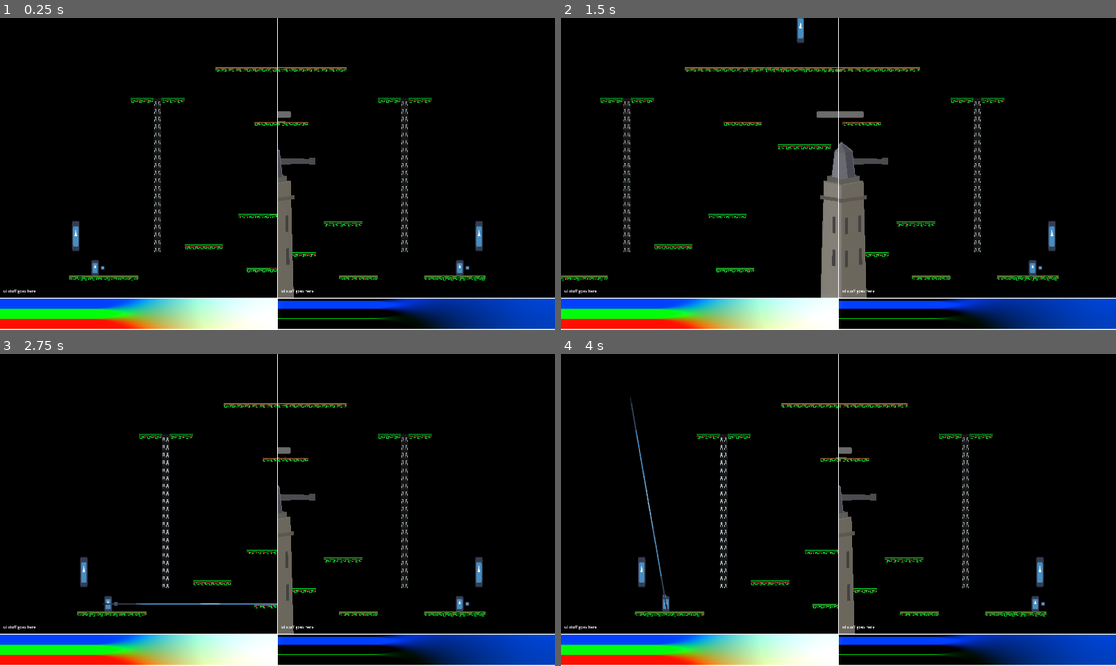
Above: before the commit, frames 1-4 (two rows, left to right).
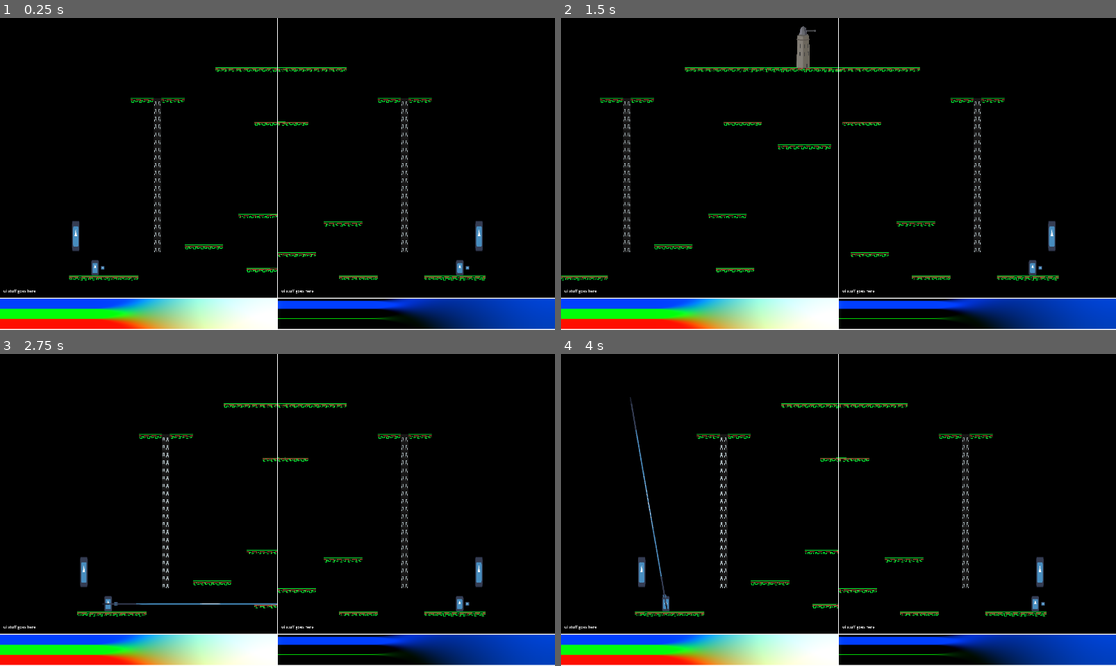
Above: after the commit, the same moments.

Repository: llhtimlam/UofT-GameJam
Game: Godot game, scene res://scenes/main.tscn
The game is run twice, just before and just after one commit, with the same random seed, the same clock (stepped at 60 frames per second) and the same inputs. The engine's default icon, where the game draws it, is replaced by a stand-in: a white triangle on a blue panel in a dark square.
Inputs:
- Up to frame 1 (0.25 s): no input
- Up to frame 2 (1.5 s): tap Enter at 0.5 s; hold D (Player1_RIGHT) 0.53-1.28 s; tap G (Player1_DASH) at 0.6 s; tap F (Player1_JUMP) at 0.77 s; hold S (Player1_DOWN) from 1.28 s (still down); tap R (Player1_MELEE) at 1.35 s
- Up to frame 3 (2.75 s): tap F (Player1_JUMP) at 1.52 s; release S (Player1_DOWN) at 2.03 s; hold D (Player1_RIGHT) from 2.03 s (still down); tap T (Player1_SHOOT) at 2.1 s
- Up to frame 4 (4 s): release D (Player1_RIGHT) at 2.78 s; hold W (Player1_UP) 2.78-3.53 s; tap / (Player2_DASH) at 2.85 s; tap F (Player1_JUMP) at 3.02, 3.77 s; hold A (Player1_LEFT) from 3.53 s (still down); tap Down (Player2_DOWN) at 3.6 s

The runs differ from the first frame. In frame 1, 1.2% of the frame differs, in the area x 50-57%, y 29-90%; in frame 2, 3.9%, in the area x 42-59%, y 0-90%; in frame 3, 1.2%; in frame 4, 1.2%.

Commit message:
cleaned up merge

Diff:
--- a/paintball/scenes/game_scene/colour_zone/color_zone.tscn
+++ b/paintball/scenes/game_scene/colour_zone/color_zone.tscn
@@ -4,7 +4,7 @@
 [ext_resource type="PackedScene" uid="uid://cvjnnhqh4ffut" path="res://scenes/game_scene/colour_zone/turret.tscn" id="2_bukbq"]
 
 [sub_resource type="CircleShape2D" id="CircleShape2D_28kot"]
-radius = 1355.6508
+radius = 477.3395
 
 [node name="ColorZone" type="Node2D" unique_id=248434155]
 script = ExtResource("1_fw0og")
--- a/paintball/scenes/game_scene/colour_zone/turret.gd
+++ b/paintball/scenes/game_scene/colour_zone/turret.gd
@@ -13,11 +13,7 @@
 	capture_bar.max_value = MAX_HP
 	capture_bar.value = hp
 
-#
-#func _on_hurtbox_area_entered(area: Area2D) -> void:
-	#if area.is_in_group("attack"):
-		#hp -= area.damage
-		#take_damage(area.ATTACKER_TEAM)
+
 func apply_knockback(_facing_dir, _knockback) -> void:
 	pass
 
--- a/paintball/scenes/game_scene/colour_zone/turret.tscn
+++ b/paintball/scenes/game_scene/colour_zone/turret.tscn
@@ -4,21 +4,21 @@
 [ext_resource type="Texture2D" uid="uid://dn847ueisewdg" path="res://sprites/placeholders/turret.png" id="2_l57n1"]
 
 [sub_resource type="RectangleShape2D" id="RectangleShape2D_28kot"]
-size = Vector2(138, 747)
+size = Vector2(54, 177)
 
 [sub_resource type="RectangleShape2D" id="RectangleShape2D_hou0b"]
-size = Vector2(209, 714)
+size = Vector2(53, 174)
 
 [node name="Turret" type="StaticBody2D" unique_id=305425919 groups=["turret"]]
 collision_layer = 7
 script = ExtResource("1_lmt7v")
 
 [node name="Sprite2D" type="Sprite2D" parent="." unique_id=320547932]
-scale = Vector2(0.15, 0.25)
+scale = Vector2(0.04, 0.06)
 texture = ExtResource("2_l57n1")
 
 [node name="CollisionShape2D" type="CollisionShape2D" parent="." unique_id=653568251]
-position = Vector2(-40, -21.5)
+position = Vector2(-12, 1.5)
 shape = SubResource("RectangleShape2D_28kot")
 
 [node name="CaptureBar" type="ProgressBar" parent="." unique_id=523128885]
@@ -33,7 +33,7 @@
 collision_mask = 0
 
 [node name="CollisionShape2D" type="CollisionShape2D" parent="Hurtbox" unique_id=1734797793]
-position = Vector2(-46.5, 4)
+position = Vector2(-11.5, 3)
 shape = SubResource("RectangleShape2D_hou0b")
 debug_color = Color(0.78717804, 0, 0.30879337, 0.41960785)
 
--- a/paintball/scenes/game_scene/map.tscn
+++ b/paintball/scenes/game_scene/map.tscn
@@ -4,9 +4,8 @@
 [ext_resource type="PackedScene" uid="uid://u1ulorklcu5g" path="res://scenes/game_scene/player/player.tscn" id="2_2m4d5"]
 [ext_resource type="Texture2D" uid="uid://b2gvlwcx4ca3c" path="res://assets/tileset/Retro-Lines-16x16/Environment.png" id="4_s5bfy"]
 [ext_resource type="Texture2D" uid="uid://miqo1wbx3pow" path="res://icon.svg" id="5_iqgdr"]
-[ext_resource type="Script" uid="uid://c7eov0s1wjapv" path="res://scenes/game_scene/tile_map_layer.gd" id="6_d327o"]
+[ext_resource type="Texture2D" uid="uid://1xqsaideea2n" path="res://assets/tileset/Retro-Lines-16x16/With-Background/Environment.png" id="5_s5bfy"]
 [ext_resource type="PackedScene" uid="uid://chbxu3qvg1pqe" path="res://scenes/game_scene/colour_zone/color_zone.tscn" id="7_d327o"]
-[ext_resource type="Texture2D" uid="uid://1xqsaideea2n" path="res://assets/tileset/Retro-Lines-16x16/With-Background/Environment.png" id="5_s5bfy"]
 
 [sub_resource type="TileSetAtlasSource" id="TileSetAtlasSource_s5bfy"]
 texture = ExtResource("4_s5bfy")
@@ -11600,18 +11599,8 @@
 [node name="Player1SpawnPoint" type="Marker2D" parent="." unique_id=324260113]
 position = Vector2(-980, -250)
 
-[node name="ColorZone" parent="." unique_id=248434155 instance=ExtResource("7_d327o")]
-position = Vector2(231, -349)
-
-[editable path="HomeTerritory1"]
-[editable path="HomeTerritory2"]
 [node name="Player2SpawnPoint" type="Marker2D" parent="." unique_id=1644131078]
 position = Vector2(980, -250)
-
-[node name="TurretPlaceHolder" type="Sprite2D" parent="." unique_id=391787787]
-position = Vector2(0, -1188)
-scale = Vector2(0.25, 1)
-texture = ExtResource("5_iqgdr")
 
 [node name="P1Base" type="Sprite2D" parent="." unique_id=1949499172]
 position = Vector2(-1060, -324)
@@ -11622,3 +11611,6 @@
 position = Vector2(1060, -324)
 scale = Vector2(0.25, 1)
 texture = ExtResource("5_iqgdr")
+
+[node name="ColorZone" parent="." unique_id=248434155 instance=ExtResource("7_d327o")]
+position = Vector2(23, -1108)
